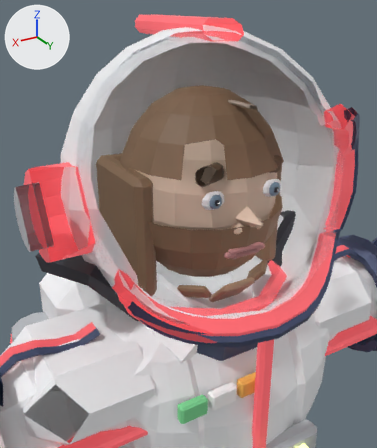
What one commit did to the glTF model assets/base/captain.glb.
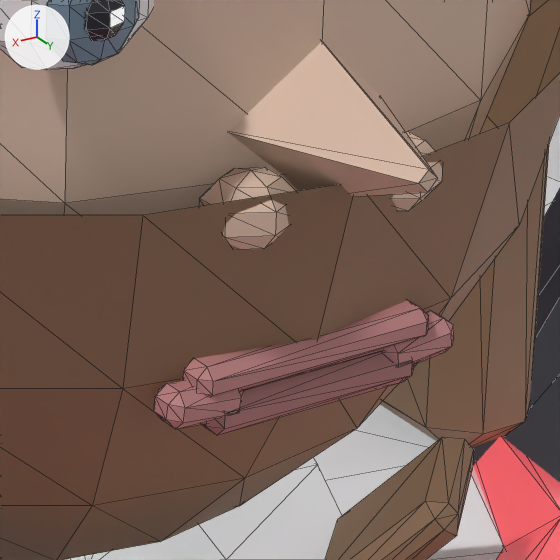
Each version appears first from a camera (50 mm lens) standing at (0.1531, 0.2587, 0.7966) and looking at (0.0256, 0.0461, 0.6903), and next in a close-up on the part from 54% to 74% of the width and 45% to 62% of the height. The lights are fixed; the arrows at upper left show +X, +Y and +Z. The last two pictures show the newer version. The close-ups show mesh edges as thin lines. Everything nearer to the camera than a plane just in front of the edit is cut away. Where no turn or scale is listed for an object, it has been applied to the vertices. Vertices at exactly the same position are counted once.

The scene before the commit, as lines of its bpy script (objects in view):
```python
me_cube_011 = bpy.data.meshes.new('Cube.011')
me_cube_011.from_pydata(...)  # 48 vertices, 88 faces; spans x -0.0308..0.0308, y 0.0372..0.0547, z 0.6429..0.655
me_cube_011.materials.append(mat_captain_beard)  # brown #907359
me_hd = bpy.data.meshes.new('hd')
me_hd.from_pydata(...)  # 242 vertices, 460 faces; spans x -0.046..0.046, y -0.026..0.0735, z 0.649..0.7491
me_hd.materials.append(mat_captain_skin)  # beige #e5c8b3
me_tube_003 = bpy.data.meshes.new('tube.003')
me_tube_003.from_pydata(...)  # 50 vertices, 100 faces; spans x -0.0539..0.0539, y -0.0317..0.0669, z 0.6358..0.6447
me_tube_003.materials.append(mat_accent_cyan)  # red #ed6169, glowing red #943a3f
ob_head_captain_skin = bpy.data.objects.new('Head_captain_skin', me_hd)
ob_head_captain_skin.location = (0.0, 0.0, 0.0)
ob_jaw_captain_beard = bpy.data.objects.new('Jaw_captain_beard', me_cube_011)
ob_jaw_captain_beard.location = (0.0, 0.0, 0.0)
ob_neck_accent_cyan = bpy.data.objects.new('Neck_accent_cyan', me_tube_003)
ob_neck_accent_cyan.location = (0.0, 0.0, 0.0)
# also in view: 'Jaw_captain_lip2' at (0.0, 0.0613, 0.6736); 'Head_captain_helm' at (0.0, 0.0106, 0.699); 'Blink.L_captain_sclera' at (0.0184, 0.058, 0.7056); 'Jaw_captain_lip' at (0.0, 0.0613, 0.6755); 'Chest_black' at (0.0, -0.0098, 0.6471)
```
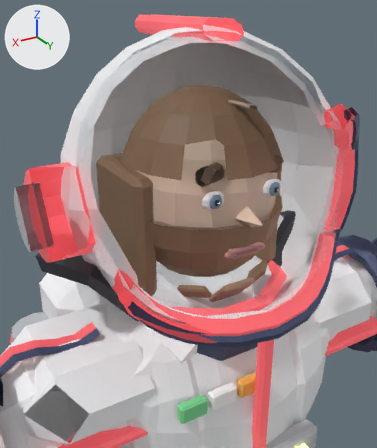
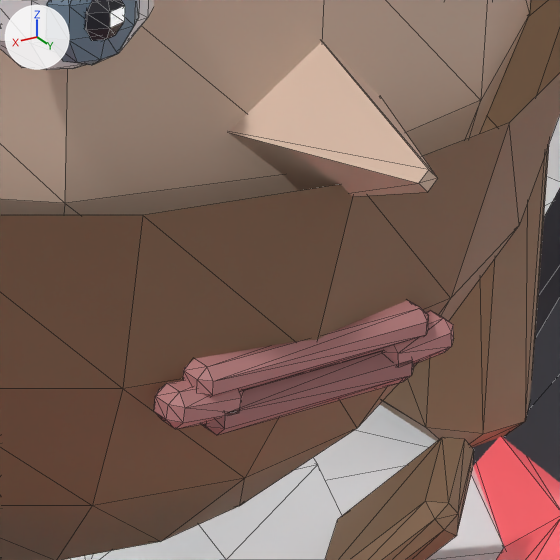
Where the change shows, as pixel boxes [x1, y1, x2, y2] in the close-ups (560 x 560 px):
'Head_captain_skin', reshaped: before [0, 0, 530, 249]; after [0, 0, 530, 215]
part 1 of me_hd, deleted (beige): before [392, 131, 442, 211]
part 2 of me_hd, deleted (beige): before [199, 167, 296, 249]

What the commit changed:
me_hd is used by ob_head_captain_skin; location (0.0, 0.0, 0.0).
me_hd had 242 vertices, 460 faces and spanned x -0.046..0.046, y -0.026..0.0735, z 0.649..0.7491.
me_hd now has 190 vertices, 364 faces and spans x -0.046..0.046, y -0.026..0.0735, z 0.649..0.7491.
me_hd part 1: the loose piece of 26 vertices spanning x -0.0094..-0.0031, y 0.0589..0.0652, z 0.6863..0.6921 is deleted.
me_hd part 2: the loose piece of 26 vertices spanning x 0.0031..0.0094, y 0.0589..0.0652, z 0.6863..0.6921 is deleted.
